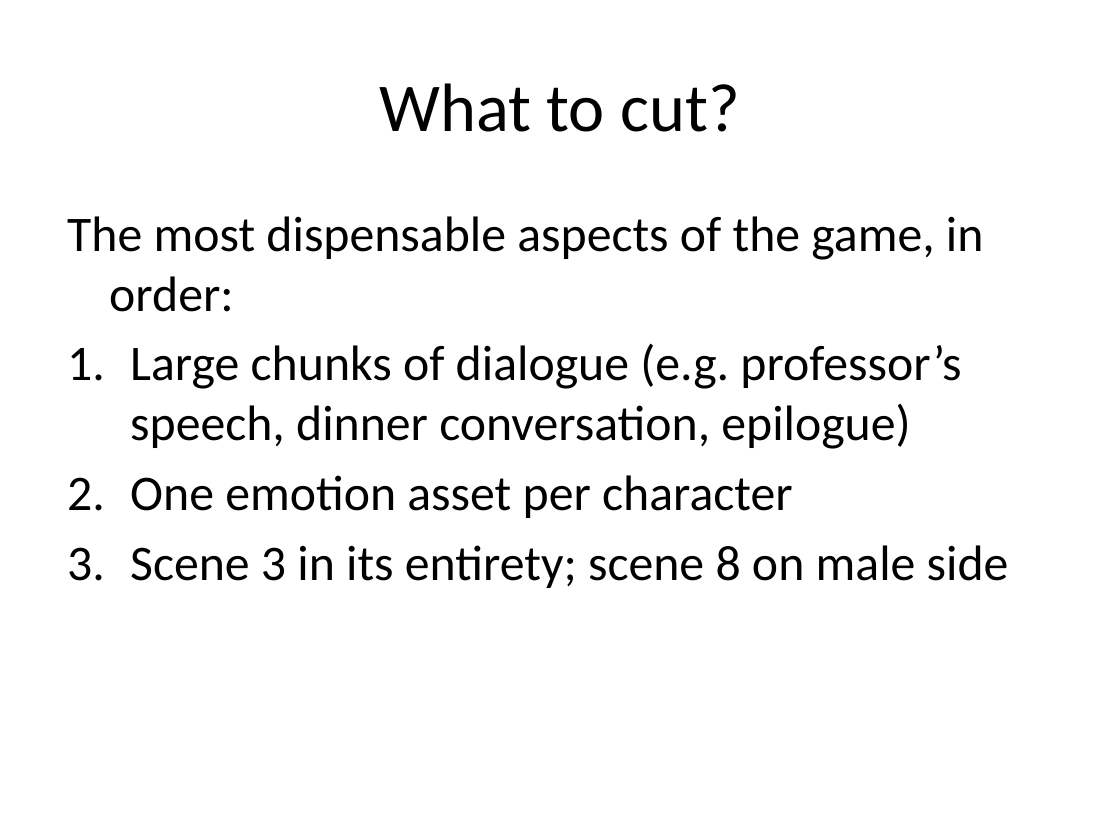
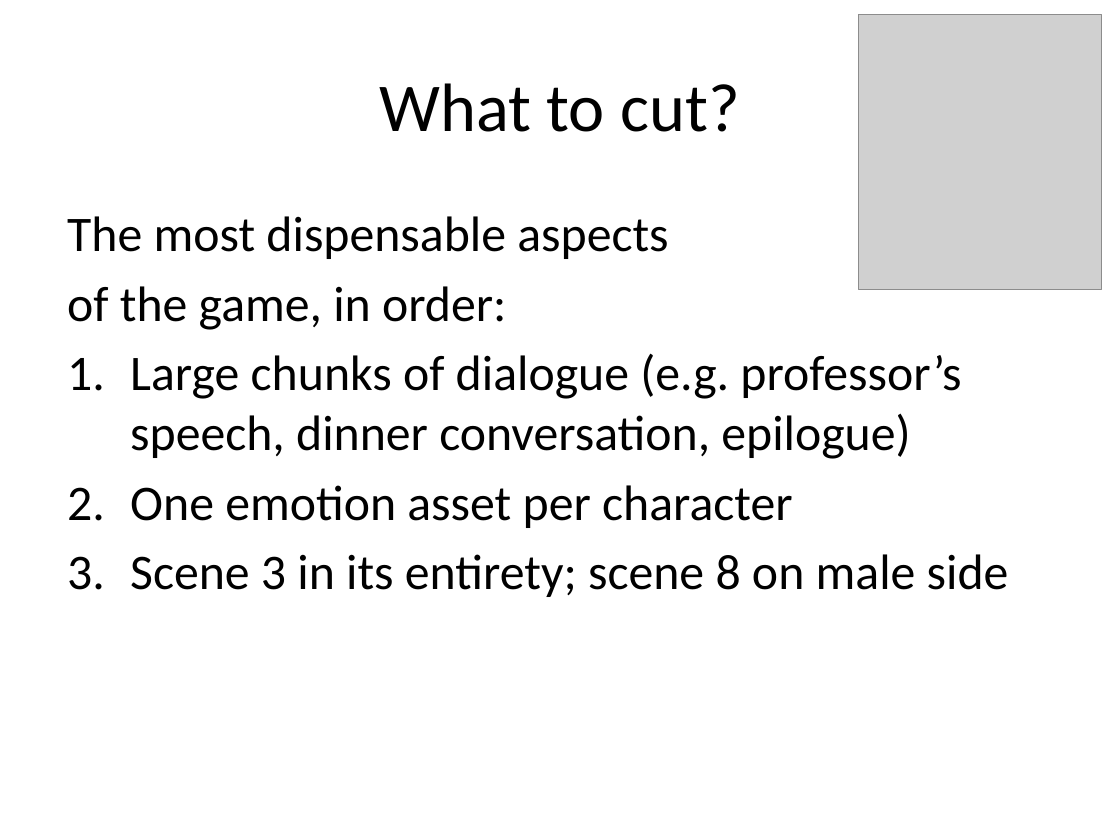
Before and after one commit to Jeemie/Ayee, a slide deck: slide 10 of WPIn Love, Status Update.pptx. Drawn at 1120x840 pixels with LibreOffice and Linux fonts; fonts in the diff are those of the drawing; grey boxes stand for pictures; background and template pictures are left out. Boxes give left, top, right and bottom in pixels: in the first picture for what was removed or moved away, otherwise in the second. Text is boxed around its words. In the diff, an @@ line names an element or a change of style, - is before the commit and + after.

```diff
--- a/WPIn Love, Status Update.pptx
+++ b/WPIn Love, Status Update.pptx
@@ picture added at box(859, 15, 1102, 290) @@
@@ text at box(67, 216, 668, 330): text changed @@
-The most dispensable aspects of the game, in order:
+The most dispensable aspects
+of the game, in order:
```
Also in this commit, not shown: 2 other slides changed.
